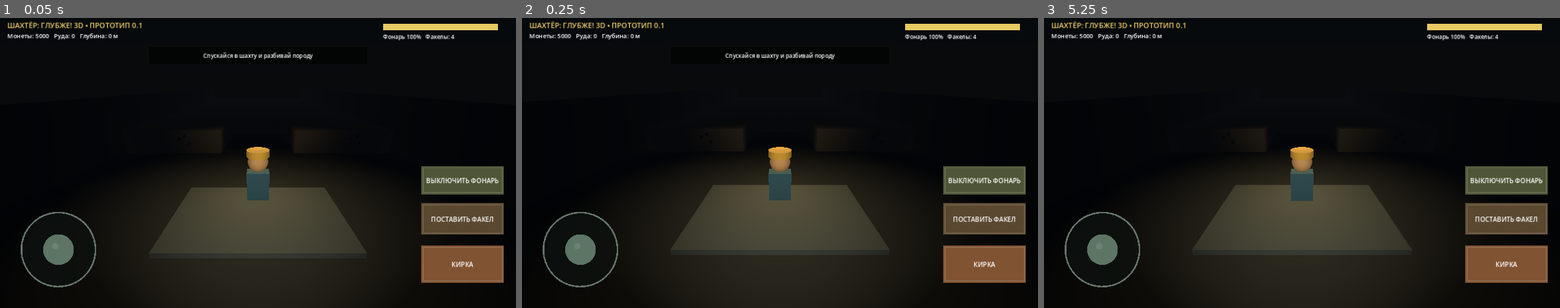
Above: before the commit, frames 1-3 (left to right).
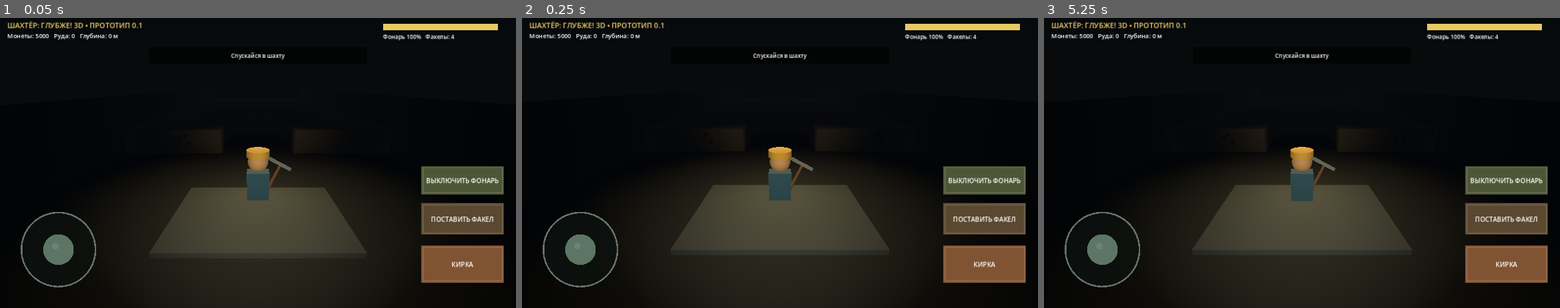
Above: after the commit, the same moments.

Repository: geodenix/miner-deeper
Game: Godot game, scene res://Main.tscn
Same seed, same stepped clock (60 frames per second), same inputs: the game is played once before the commit and once after it.
Inputs (mouse positions are in pixels of both pictures, inside the frame that each line leads up to):
- Up to frame 1 (0.05 s): no input
- Up to frame 2 (0.25 s): no input
- Up to frame 3 (5.25 s): tap Enter at 0.5, 2, 3.5 s; move the mouse to (1415, 148) at 0.52 s; click (1415, 148) at 0.67 s; tap Space at 1.25, 2.75, 4.25 s; drag from (1198, 177) to (1276, 221) at 1.27 s; move the mouse to (1353, 99) at 2.02 s; click (1353, 99) at 2.17 s; drag from (1276, 221) to (1147, 119) at 2.77 s; move the mouse to (1456, 206) at 3.52 s; click (1456, 206) at 3.67 s; drag from (1147, 119) to (1224, 90) at 4.27 s; move the mouse to (1327, 163) at 5.02 s; click (1327, 163) at 5.17 s

The runs differ from the first frame. In frame 1, 0.4% of the frame differs, in the area x 39-61%, y 11-60%; in frame 2, 0.4%; in frame 3, 0.2%.
Error after the commit: Invalid call to function 'update_status' in base 'Control (mobile_hud.gd)'. Expected 7 arguments. (res://main.gd:407)

Commit message:
Add 3D pickaxe animation, target highlight and bag capacity

Diff:
--- a/game3d/main.gd
+++ b/game3d/main.gd
@@ -8,12 +8,17 @@
 const MINE_RANGE: float = 2.55
 const BATTERY_DRAIN_PER_SECOND: float = 0.48
 const SURFACE_RECHARGE_PER_SECOND: float = 30.0
+const BAG_CAPACITY: int = 20
+const PICKAXE_SWING_SECONDS: float = 0.24
 
 var rng := RandomNumberGenerator.new()
 var player: CharacterBody3D
 var camera: Camera3D
 var headlamp: SpotLight3D
 var hud: Control
+var pickaxe: Node3D
+var target_marker: MeshInstance3D
+var current_target: Node3D
 
 var move_input: Vector2 = Vector2.ZERO
 var flashlight_on: bool = true
@@ -23,6 +28,7 @@
 var inventory: Dictionary = {"coal":0,"iron":0,"gold":0,"diamond":0}
 var blocks: Dictionary = {}
 var mine_cooldown: float = 0.0
+var pickaxe_swing_left: float = 0.0
 var status_text: String = "Спускайся в шахту и разбивай породу"
 var status_timer: float = 5.0
 
@@ -31,6 +37,7 @@
 	create_environment()
 	create_floor_and_bounds()
 	create_player()
+	create_target_marker()
 	create_mine()
 	create_surface_station()
 	create_hud()
@@ -94,6 +101,8 @@
 	helmet.material_override = make_material(Color("#d9a83e"))
 	player.add_child(helmet)
 
+	create_pickaxe()
+
 	camera = Camera3D.new()
 	camera.current = true
 	camera.fov = 66.0
@@ -109,6 +118,57 @@
 	headlamp.shadow_enabled = false
 	camera.add_child(headlamp)
 	headlamp.position = Vector3(0,0,-0.05)
+
+func create_pickaxe() -> void:
+	pickaxe = Node3D.new()
+	pickaxe.name = "Pickaxe"
+	pickaxe.position = Vector3(0.48,0.43,-0.02)
+	pickaxe.rotation_degrees = Vector3(-18,0,-28)
+	player.add_child(pickaxe)
+
+	var handle := MeshInstance3D.new()
+	var handle_mesh := CylinderMesh.new()
+	handle_mesh.top_radius = 0.035
+	handle_mesh.bottom_radius = 0.045
+	handle_mesh.height = 0.95
+	handle.mesh = handle_mesh
+	handle.position = Vector3(0,-0.12,0)
+	handle.material_override = make_material(Color("#765033"))
+	pickaxe.add_child(handle)
+
+	var head := MeshInstance3D.new()
+	var head_mesh := BoxMesh.new()
+	head_mesh.size = Vector3(0.62,0.10,0.10)
+	head.mesh = head_mesh
+	head.position = Vector3(0,0.34,0)
+	head.material_override = make_material(Color("#777d82"))
+	pickaxe.add_child(head)
+
+	var tip := MeshInstance3D.new()
+	var tip_mesh := BoxMesh.new()
+	tip_mesh.size = Vector3(0.14,0.08,0.28)
+	tip.mesh = tip_mesh
+	tip.position = Vector3(-0.34,0.34,0)
+	tip.rotation_degrees = Vector3(0,0,24)
+	tip.material_override = make_material(Color("#6e7478"))
+	pickaxe.add_child(tip)
+
+func create_target_marker() -> void:
+	target_marker = MeshInstance3D.new()
+	target_marker.name = "MiningTarget"
+	var box := BoxMesh.new()
+	box.size = Vector3(BLOCK_SIZE*1.02,BLOCK_SIZE*1.02,BLOCK_SIZE*1.02)
+	target_marker.mesh = box
+	var mat := StandardMaterial3D.new()
+	mat.albedo_color = Color(1.0,0.80,0.28,0.16)
+	mat.transparency = BaseMaterial3D.TRANSPARENCY_ALPHA
+	mat.shading_mode = BaseMaterial3D.SHADING_MODE_UNSHADED
+	mat.emission_enabled = true
+	mat.emission = Color("#e7b84b")
+	mat.emission_energy_multiplier = 0.45
+	target_marker.material_override = mat
+	target_marker.visible = false
+	add_child(target_marker)
 
 func create_surface_station() -> void:
 	var pad := MeshInstance3D.new()
@@ -257,6 +317,35 @@
 func _on_move_changed(value: Vector2) -> void:
 	move_input = value
 
+func bag_used() -> int:
+	var total: int = 0
+	for value in inventory.values():
+		total += int(value)
+	return total
+
+func update_mining_target() -> void:
+	current_target = find_mine_target()
+	if target_marker == null:
+		return
+	if current_target == null:
+		target_marker.visible = false
+		return
+	target_marker.visible = true
+	target_marker.global_position = current_target.global_position
+
+func update_pickaxe_animation(delta: float) -> void:
+	if pickaxe == null:
+		return
+	if pickaxe_swing_left > 0.0:
+		pickaxe_swing_left = maxf(0.0,pickaxe_swing_left-delta)
+		var progress: float = 1.0 - pickaxe_swing_left/PICKAXE_SWING_SECONDS
+		var arc: float = sin(progress*PI)
+		pickaxe.rotation_degrees = Vector3(-18.0-78.0*arc,0,-28.0+20.0*arc)
+		pickaxe.position = Vector3(0.48,0.43,-0.02-0.15*arc)
+	else:
+		pickaxe.rotation_degrees = pickaxe.rotation_degrees.lerp(Vector3(-18,0,-28),clampf(delta*14.0,0.0,1.0))
+		pickaxe.position = pickaxe.position.lerp(Vector3(0.48,0.43,-0.02),clampf(delta*14.0,0.0,1.0))
+
 func _physics_process(delta: float) -> void:
 	if mine_cooldown > 0.0:
 		mine_cooldown -= delta
@@ -287,6 +376,8 @@
 	camera.look_at(player.global_position + Vector3(0,0.8,0),Vector3.UP)
 
 	update_light_system(delta)
+	update_mining_target()
+	update_pickaxe_animation(delta)
 	update_hud()
 
 func update_light_system(delta: float) -> void:
@@ -305,11 +396,28 @@
 func update_hud() -> void:
 	if hud == null:
 		return
-	var total: int = 0
-	for value in inventory.values():
-		total += int(value)
 	var depth: int = maxi(0,int(round((-player.global_position.z)/BLOCK_SIZE)))
-	hud.update_status(battery,flashlight_on,torch_count,total,depth,coins,status_text)
+	var target_name: String = ""
+	var target_hp: int = 0
+	var target_max: int = 0
+	if current_target != null and is_instance_valid(current_target):
+		target_name = ore_name(str(current_target.get_meta("kind")))
+		target_hp = int(current_target.get_meta("hp"))
+		target_max = int(current_target.get_meta("max_hp"))
+	hud.update_status(
+		battery,
+		flashlight_on,
+		torch_count,
+		inventory,
+		bag_used(),
+		BAG_CAPACITY,
+		depth,
+		coins,
+		target_name,
+		target_hp,
+		target_max,
+		status_text
+	)
 
 func find_mine_target() -> Node3D:
 	var forward3: Vector3 = -player.global_transform.basis.z
@@ -351,14 +459,21 @@
 		return
 	mine_cooldown = 0.23
 
-	var collider: Node3D = find_mine_target()
+	var collider: Node3D = current_target
+	if collider == null or not is_instance_valid(collider):
+		collider = find_mine_target()
 	if collider == null:
 		show_status("Подойди ближе и повернись к блоку")
 		return
 
+	var kind: String = str(collider.get_meta("kind"))
+	if kind != "stone" and bag_used() >= BAG_CAPACITY:
+		show_status("Рюкзак заполнен • "+str(bag_used())+"/"+str(BAG_CAPACITY))
+		return
+
+	pickaxe_swing_left = PICKAXE_SWING_SECONDS
 	var hp: int = int(collider.get_meta("hp")) - 1
 	collider.set_meta("hp",hp)
-	var kind: String = str(collider.get_meta("kind"))
 	if hp > 0:
 		var max_hp: int = int(collider.get_meta("max_hp"))
 		show_status("Удар по породе • "+str(max_hp-hp)+"/"+str(max_hp))
@@ -370,6 +485,10 @@
 	var gx: int = int(collider.get_meta("gx"))
 	var gz: int = int(collider.get_meta("gz"))
 	blocks.erase(Vector2i(gx,gz))
+	if current_target == collider:
+		current_target = null
+		if target_marker != null:
+			target_marker.visible = false
 	if inventory.has(kind):
 		inventory[kind] = int(inventory[kind]) + 1
 		show_status("+1 "+ore_name(kind))
